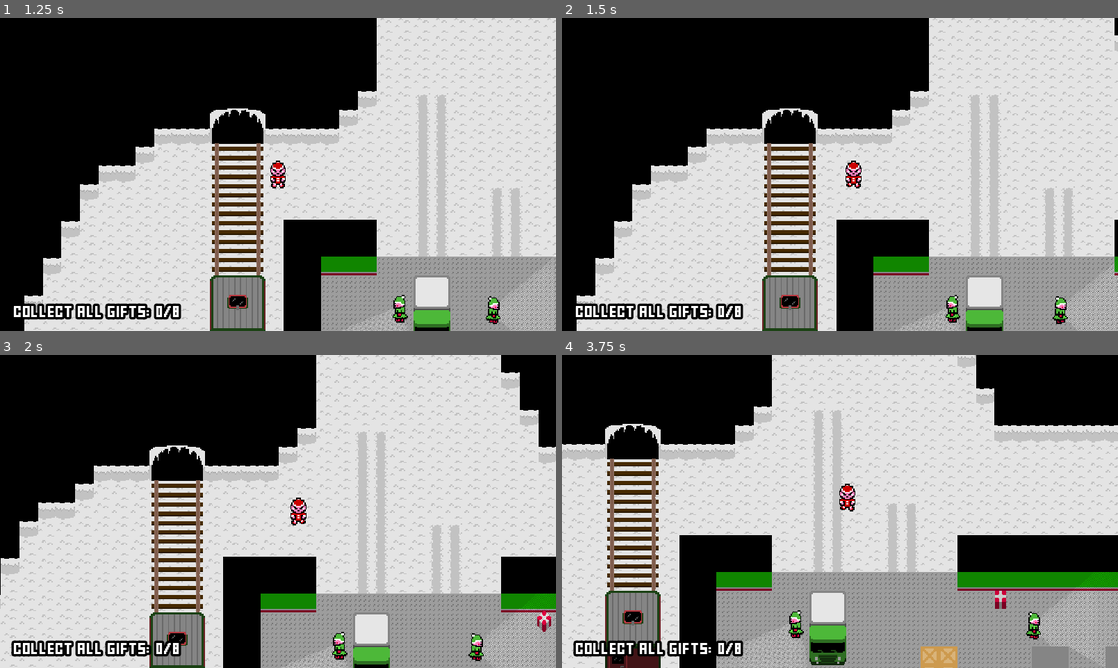
Above: before the commit, frames 1-4 (two rows, left to right).
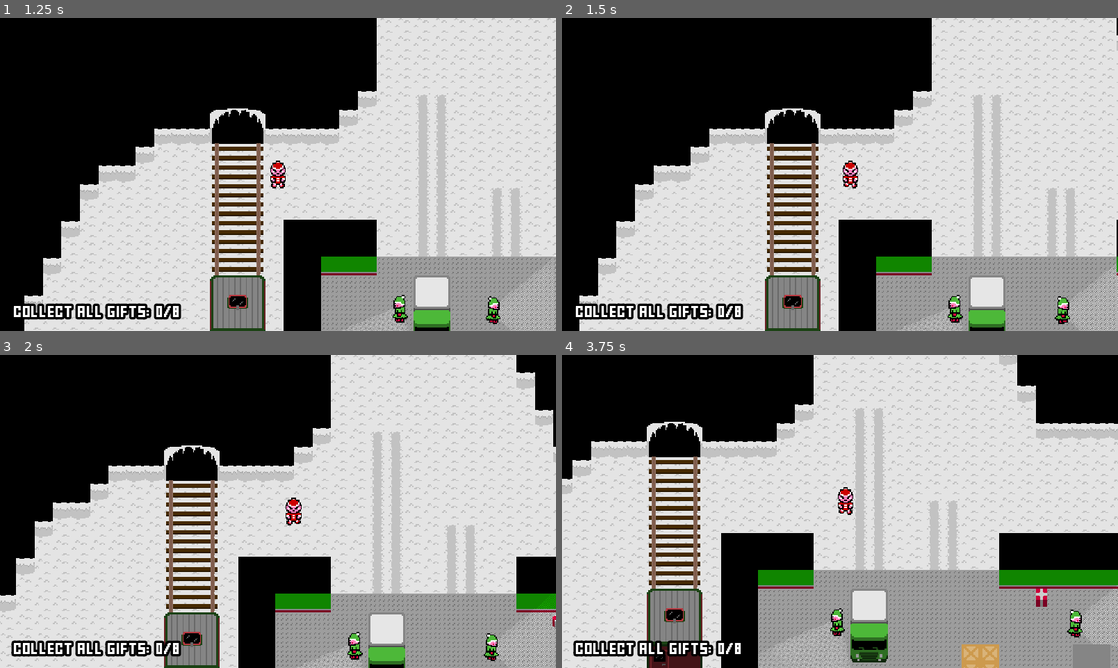
Above: after the commit, the same moments.

Repository: rthurmed/RobbingSanta
Game: Godot game, scene res://StartMenu.tscn
Two runs of this game, one before a commit and one after it. Both use one fixed random seed, a clock stepped at 60 frames per second and the inputs below.
Inputs:
- Up to frame 1 (1.25 s): click "PLAY" at 0.5 s
- Up to frame 2 (1.5 s): hold Right (move_right) from 1.28 s (still down)
- Up to frame 3 (2 s): keep holding Right (move_right)
- Up to frame 4 (3.75 s): release Right (move_right) at 2.03 s; hold Down (move_down) 2.03-2.78 s; hold Right (move_right) 2.78-3.53 s; hold Up (move_up) from 3.53 s (still down)

Frame 1 is identical in both runs. In frame 2, 14% of the frame differs, in the area x 2-100%, y 0-100%; in frame 3, 25%; in frame 4, 40%, in the area x 0-100%, y 0-100%.

Commit message:
Improved player movement

Diff:
--- a/Player.gd
+++ b/Player.gd
@@ -1,6 +1,6 @@
 extends KinematicBody2D
 
-const SPEED = 100
+const SPEED = 4500
 
 onready var gift_count = get_tree().get_current_scene().get_node("Gifts").get_child_count()
 onready var status = $CanvasLayer/Status
@@ -48,7 +48,7 @@
 	elif Input.is_action_pressed("move_down"):
 		velocity.y += 1
 
-	move_and_collide(velocity.normalized() * SPEED * delta)
+	move_and_slide(velocity.normalized() * SPEED * delta)
 
 	if velocity == Vector2():
 		$AnimatedSprite.play("idle")
